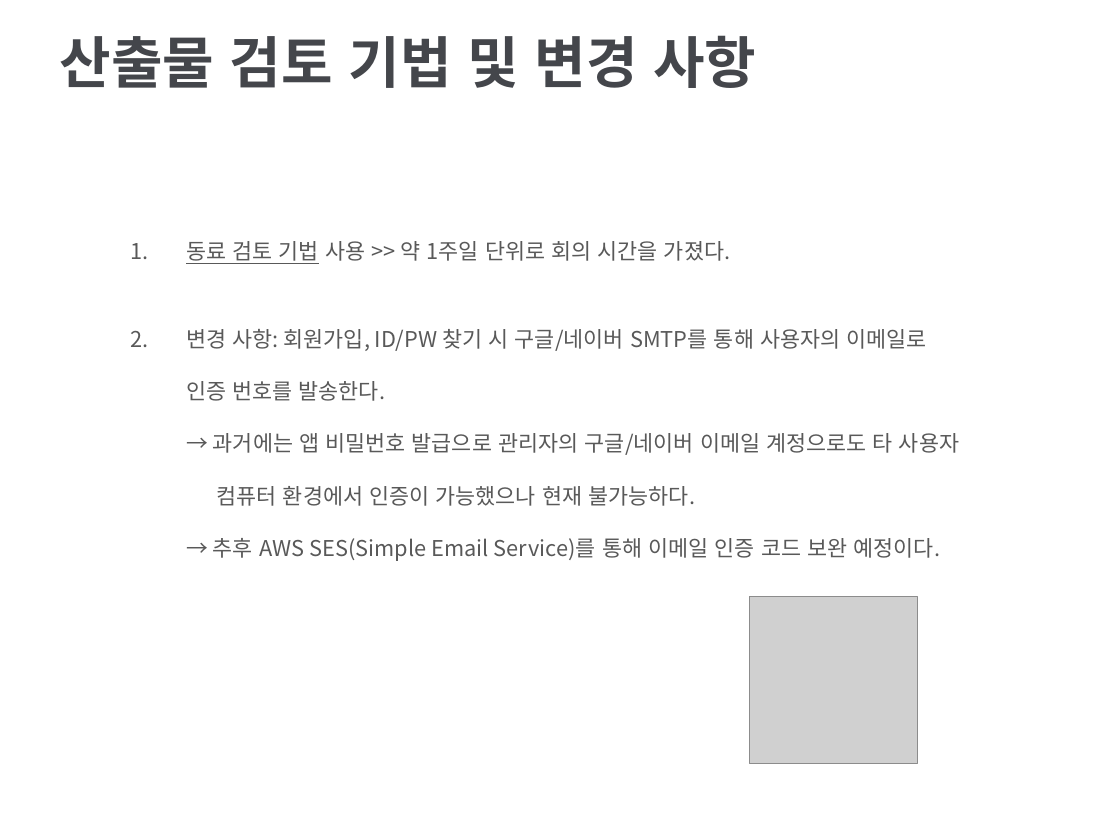
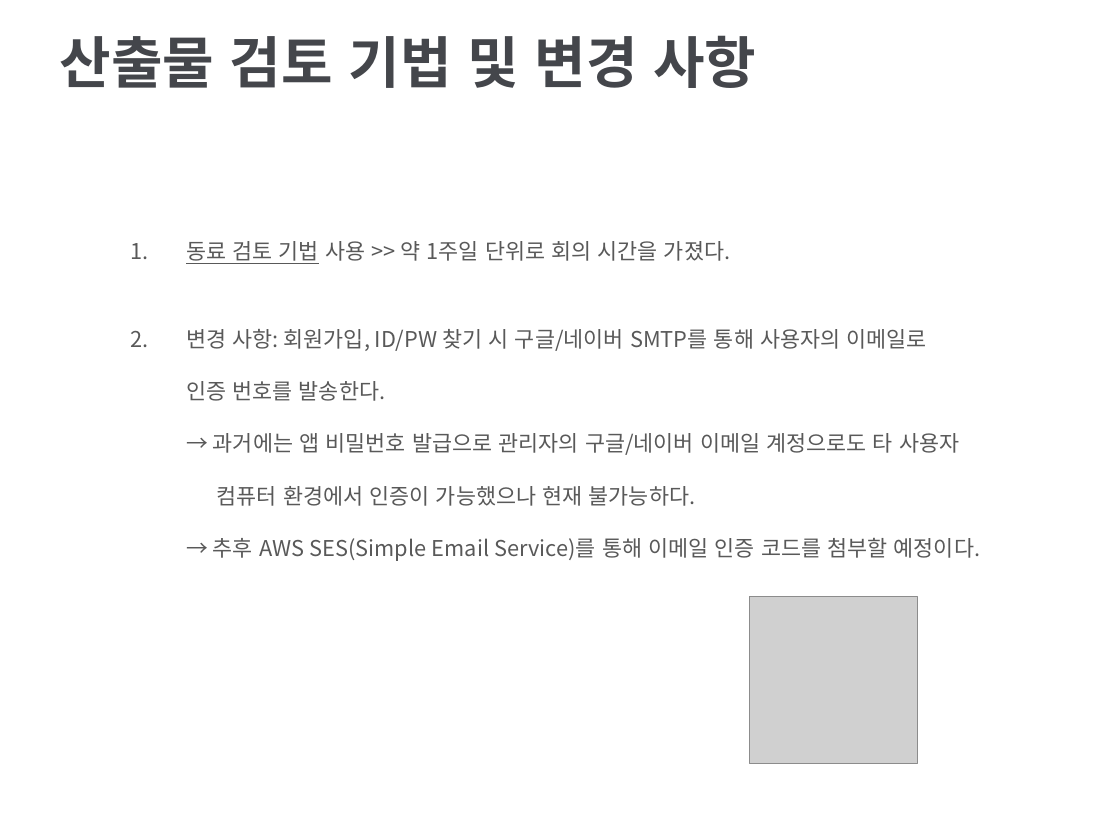
Before and after one commit to DrawGreen2021/Presentation, a slide deck: slide 35 of 팀 그릴그린 중간발표(사업계획서).pptx (slide 34 before the commit). Drawn at 1120x840 pixels with LibreOffice and Linux fonts; fonts in the diff are those of the drawing; grey boxes stand for pictures; background and template pictures are left out. Boxes give left, top, right and bottom in pixels: in the first picture for what was removed or moved away, otherwise in the second. Text is boxed around its words. In the diff, an @@ line names an element or a change of style, - is before the commit and + after.

```diff
--- a/팀 그릴그린 중간발표(사업계획서).pptx
+++ b/팀 그릴그린 중간발표(사업계획서).pptx
@@ text at box(186, 329, 980, 561): text changed @@
-2. 변경 사항: 회원가입, ID/PW 찾기 시 구글/네이버 SMTP를 통해 사용자의 이메일로
-   인증 번호를 발송한다.
-   → 과거에는 앱 비밀번호 발급으로 관리자의 구글/네이버 이메일 계정으로도 타 사용자
-   컴퓨터 환경에서 인증이 가능했으나 현재 불가능하다.
-   → 추후 AWS SES(Simple Email Service)를 통해 이메일 인증 코드 보완 예정이다.
+2. 변경 사항: 회원가입, ID/PW 찾기 시 구글/네이버 SMTP를 통해 사용자의 이메일로
+   인증 번호를 발송한다.
+   → 과거에는 앱 비밀번호 발급으로 관리자의 구글/네이버 이메일 계정으로도 타 사용자
+   컴퓨터 환경에서 인증이 가능했으나 현재 불가능하다.
+   → 추후 AWS SES(Simple Email Service)를 통해 이메일 인증 코드를 첨부할 예정이다.
```
Also in this commit, not shown: 9 other slides changed, 4 slides added, 2 slides removed, 2 other files.
